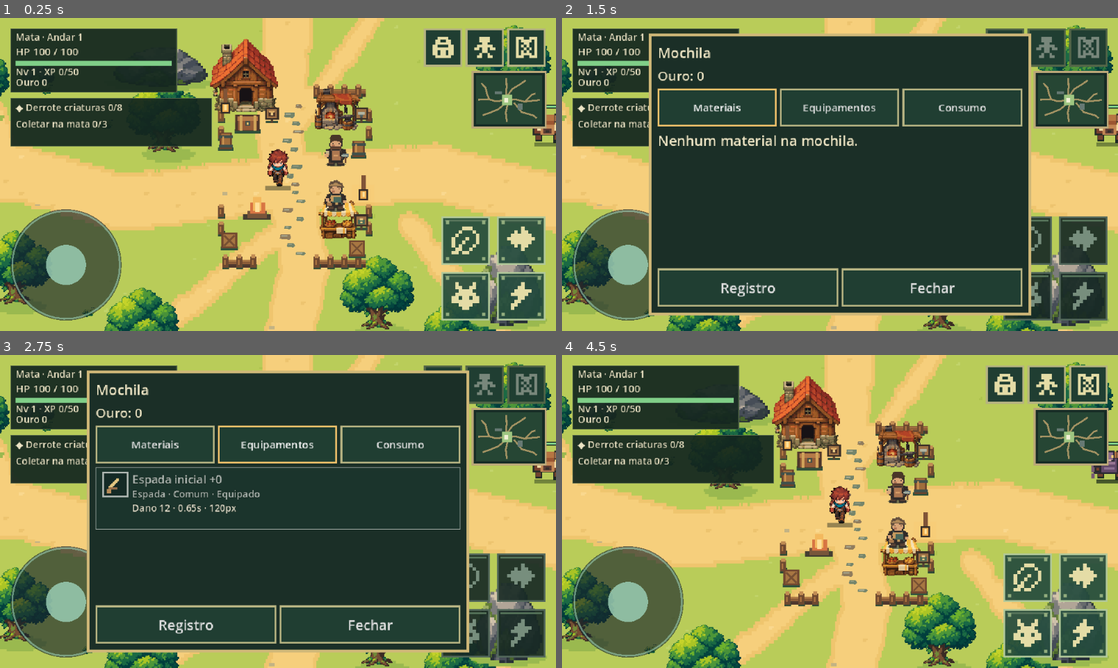
Above: before the commit, frames 1-4 (two rows, left to right).
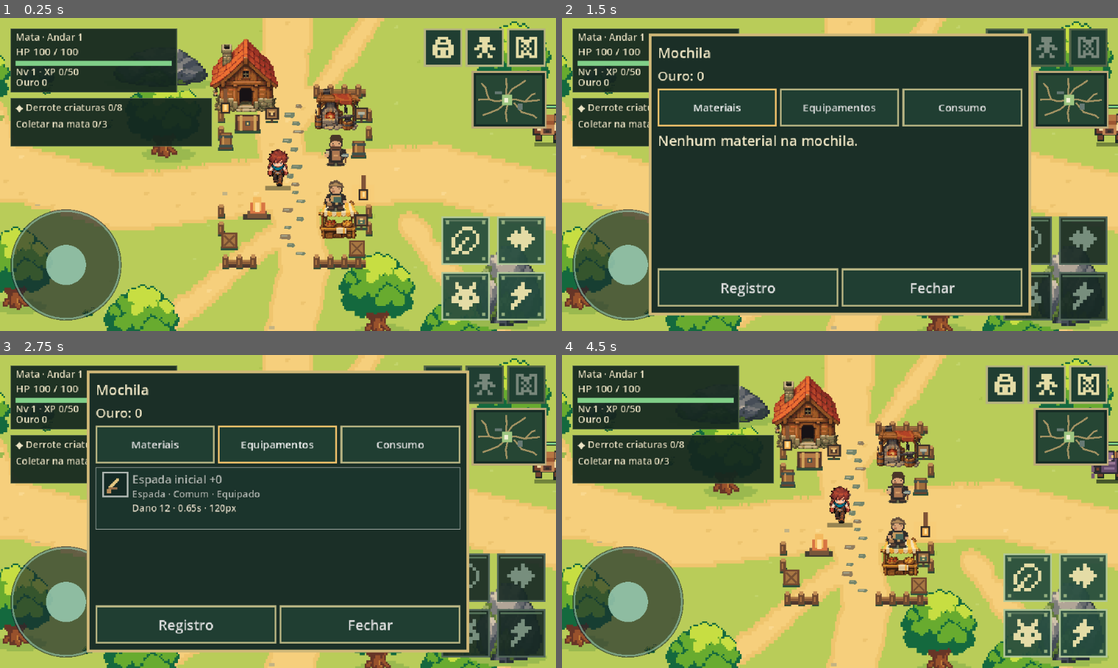
Above: after the commit, the same moments.

Repository: thiagohugo12-dotcom/arveon
Game: Godot game, scene res://scenes/main.tscn
Two runs of this game, one before a commit and one after it. Both use one fixed random seed, a clock stepped at 60 frames per second and the inputs below.
Inputs (mouse positions are in pixels of both pictures, inside the frame that each line leads up to):
- Up to frame 1 (0.25 s): no input
- Up to frame 2 (1.5 s): click (1006, 46) at 0.52 s; click "Materiais" at 1.25 s
- Up to frame 3 (2.75 s): click "Equipamentos" at 2 s
- Up to frame 4 (4.5 s): click "Consumo" at 2.75 s; click "Registro" at 3.5 s; click "Fechar" at 4.25 s

The runs differ from the first frame. In frame 1, 5.8% of the frame differs, in the area x 0-100%, y 1-100%; in frame 2, 2.9%; in frame 3, 2.9%; in frame 4, 5.8%.

Commit message:
art(mata): simplify only floor-one tree and bush sprites

Diff:
--- a/scripts/presentation/floor_v2_view.gd
+++ b/scripts/presentation/floor_v2_view.gd
@@ -1,7 +1,7 @@
 class_name FloorV2View
 extends RefCounted
 
-const NATURE := preload("res://assets/art/mata_v2/nature.png")
+const NATURE := preload("res://assets/art/mata_v2/nature_simple.png")
 const PATHS := preload("res://assets/art/mata_v2/paths.png")
 const CAMP := preload("res://assets/art/mata_v2/camp.png")
 const GREEN := Rect2(0,0,88,96)
Binary file added: assets/art/mata_v2/nature_simple.png
Binary file added: docs/screenshots/mata-v2/vegetacao_390x844.png
Binary file added: docs/screenshots/mata-v2/vegetacao_640x360.png
Not shown, added: docs/MATA_VEGETACAO_REPORT.md
